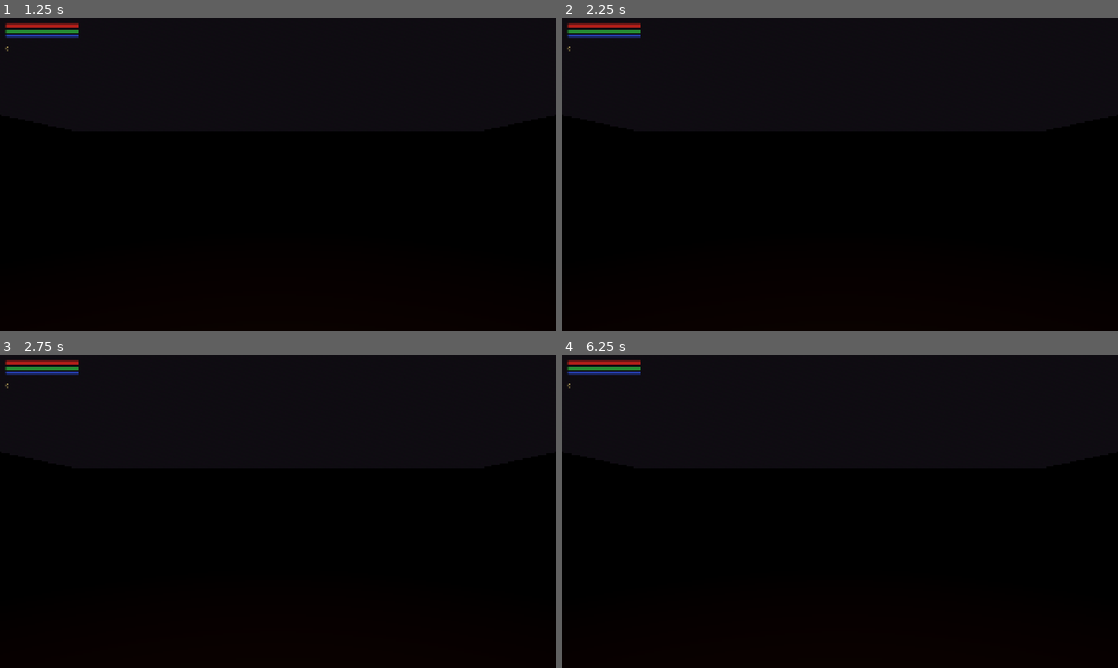
Above: before the commit, frames 1-4 (two rows, left to right).
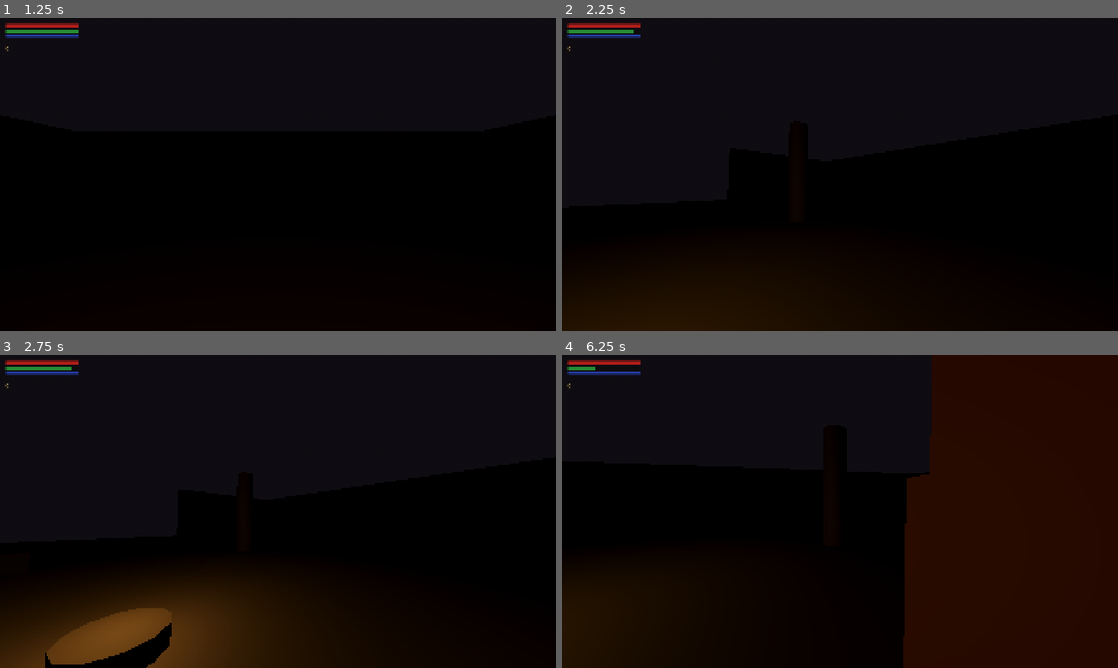
Above: after the commit, the same moments.

Repository: 6nmsb4mvzs-ui/pg
Game: Godot game, scene res://scenes/main_menu.tscn
The game is run twice, just before and just after one commit, with the same random seed, the same clock (stepped at 60 frames per second) and the same inputs.
Inputs (mouse positions are in pixels of both pictures, inside the frame that each line leads up to):
- Up to frame 1 (1.25 s): click "New Game" at 0.5 s
- Up to frame 2 (2.25 s): tap Enter at 1.25 s; move the mouse to (962, 158) at 1.27 s; hold D (move_right) 1.28-2.03 s; click (962, 158) at 1.35 s; tap E (interact) at 1.55, 2.1 s; move the mouse to (728, 190) at 2.02 s; hold S (move_back) from 2.03 s (still down)
- Up to frame 3 (2.75 s): keep holding S (move_back); tap Shift (sprint) at 2.3 s
- Up to frame 4 (6.25 s): move the mouse to (895, 442) at 2.77 s; release S (move_back) at 2.78 s; hold D (move_right) 2.78-3.53 s; hold Shift (sprint) 2.78-3.53 s; click (895, 442) at 3.05 s; tap Space (dodge) at 3.5, 5.1 s; move the mouse to (812, 574) at 3.52 s; hold W (move_forward) 3.53-4.28 s; click (812, 574) at 3.6 s; tap E (interact) at 3.8, 6.05 s; move the mouse to (1006, 558) at 4.27 s; hold Shift (sprint) 4.28-5.03 s; hold A (move_left) 4.28-5.78 s; tap H (call_horse) at 4.35 s; move the mouse to (673, 464) at 5.02 s; click (673, 464) at 5.3 s; move the mouse to (867, 511) at 5.77 s; hold S (move_back) from 5.78 s (still down); tap R (heal) at 5.85 s; click (867, 511) at 5.92 s

Frame 1 is identical in both runs. In frame 2, 2.5% of the frame differs, in the area x 0-36%, y 3-100%; in frame 3, 12%; in frame 4, 28%, in the area x 0-100%, y 3-100%.
Error before the commit: Parse Error: Cannot infer the type of "is_sprint" variable because the value doesn't have a set type. (res://scripts/player/player_controller.gd:154)

Commit message:
fix parse errors: explicit types for is_sprint/actual, drop extra arg from rest_at_point
Co-Authored-By: Claude Opus 4.6 <noreply@anthropic.com>
Claude-Session: https://claude.ai/code/session_01Y6zHvGu44enc8CHZvieszk

Diff:
--- a/game/scripts/player/player_controller.gd
+++ b/game/scripts/player/player_controller.gd
@@ -151,7 +151,7 @@
 
 	var input_dir := Input.get_vector("move_left", "move_right", "move_forward", "move_back")
 	var direction := (transform.basis * Vector3(input_dir.x, 0, input_dir.y)).normalized()
-	var is_sprint := Input.is_action_pressed("sprint") and direction.length() > 0.1 and stats.stamina > 0
+	var is_sprint: bool = Input.is_action_pressed("sprint") and direction.length() > 0.1 and stats.stamina > 0
 
 	if is_sprint:
 		stats.use_stamina(sprint_stamina_rate * delta)
@@ -259,7 +259,7 @@
 func take_damage(amount: float, from_pos: Vector3, _from_dir: Vector3, _heavy: bool = false) -> void:
 	if is_invincible or current_state == PlayerState.DEAD:
 		return
-	var actual := stats.apply_damage(amount)
+	var actual: float = stats.apply_damage(amount)
 	if stats.health <= 0:
 		_die()
 	elif actual > stats.max_health * 0.25:
--- a/game/scripts/world/rest_point.gd
+++ b/game/scripts/world/rest_point.gd
@@ -18,7 +18,7 @@
 		return
 	_is_active = true
 	var rest_pos := global_position + rest_position_offset
-	GameManager.rest_at_point(rest_point_id, rest_pos, GameManager.current_scene_path)
+	GameManager.rest_at_point(rest_point_id, rest_pos)
 	rested.emit()
 	_is_active = false
 
